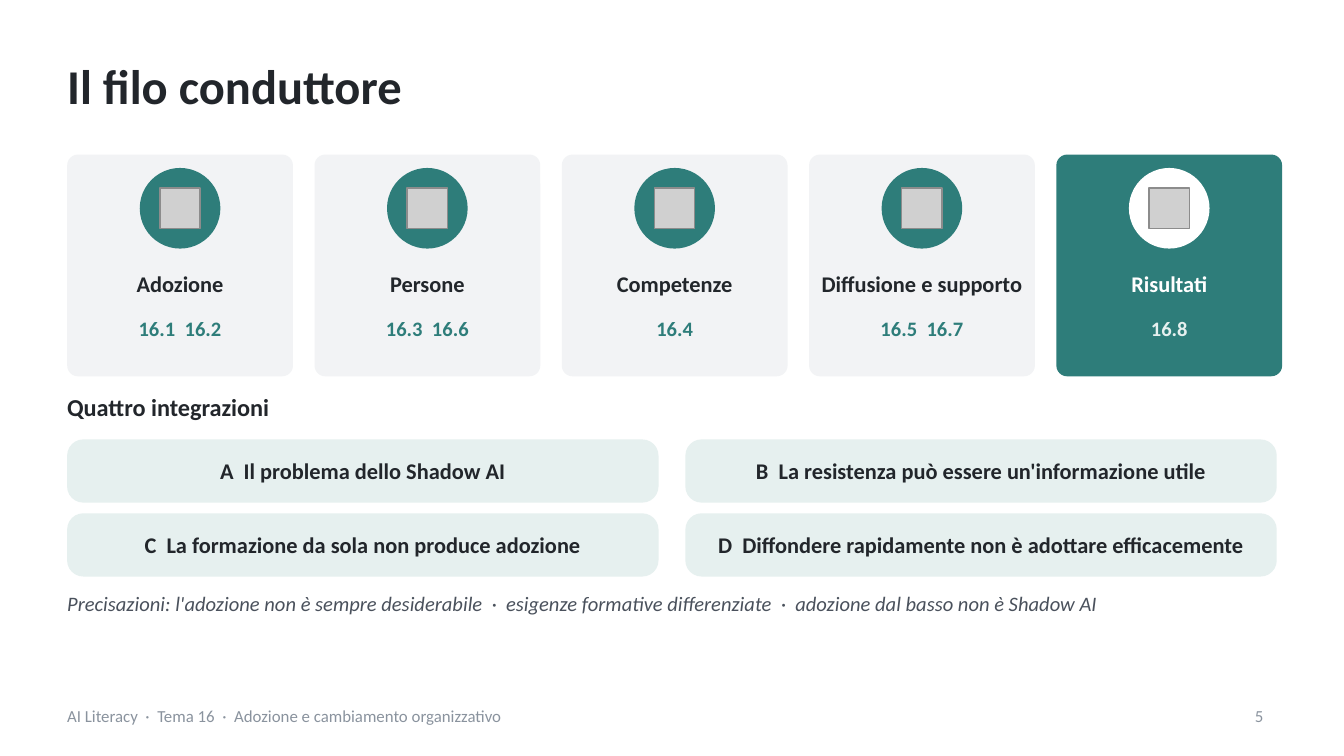
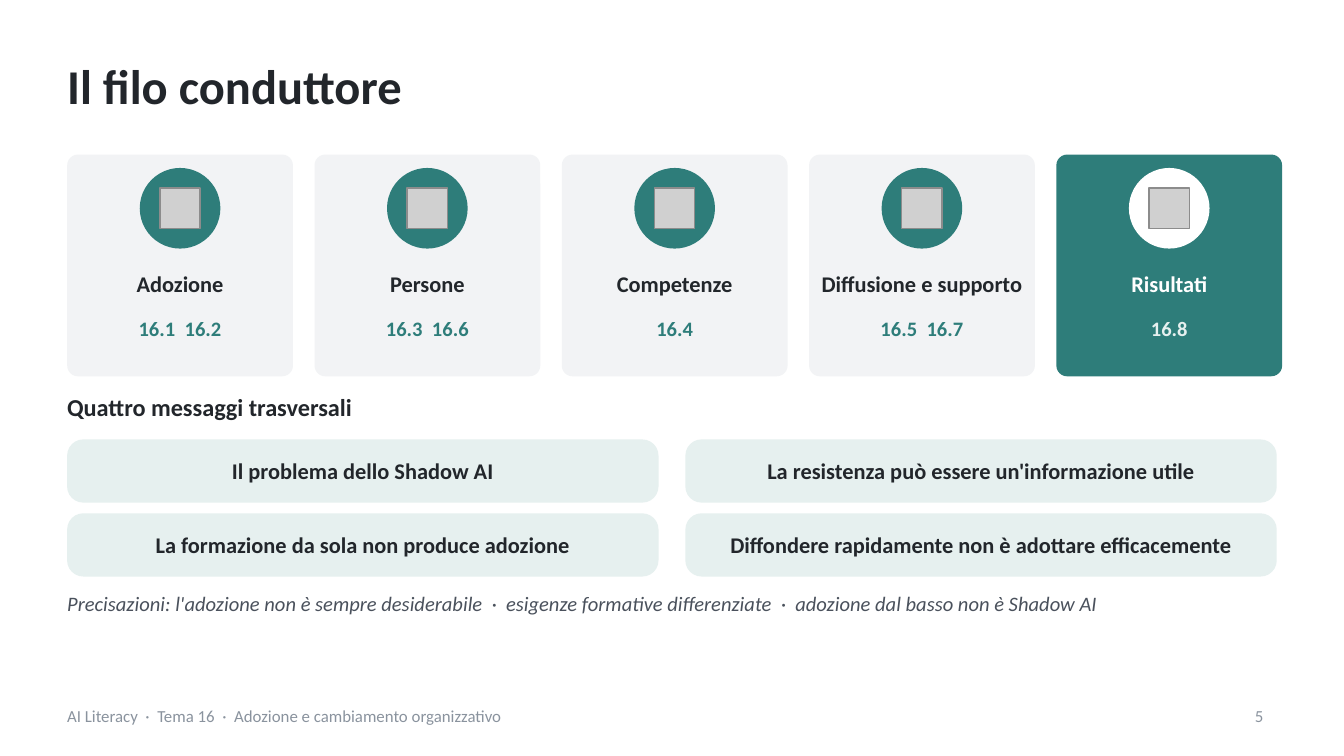
Before and after one commit to NetAi-IT/Formazione-AI-Literacy-Official, a slide deck: slide 5 of Base/Tema16_Adozione_AI_cambiamento_organizzativo.pptx. Drawn at 1344x756 pixels with LibreOffice and Linux fonts; fonts in the diff are those of the drawing; grey boxes stand for pictures. Boxes give left, top, right and bottom in pixels: in the first picture for what was removed or moved away, otherwise in the second. Text is boxed around its words. In the diff, an @@ line names an element or a change of style, - is before the commit and + after.

```diff
--- a/Base/Tema16_Adozione_AI_cambiamento_organizzativo.pptx
+++ b/Base/Tema16_Adozione_AI_cambiamento_organizzativo.pptx
@@ text at [67,399,352,420]: text changed @@
-Quattro integrazioni
+Quattro messaggi trasversali
@@ text at [232,463,494,483]: text changed @@
-A Il problema dello Shadow AI
+Il problema dello Shadow AI
@@ text at [767,463,1194,483]: text changed @@
-B La resistenza può essere un'informazione utile
+La resistenza può essere un'informazione utile
@@ text at [156,537,569,557]: text changed @@
-C La formazione da sola non produce adozione
+La formazione da sola non produce adozione
@@ text at [730,537,1231,557]: text changed @@
-D Diffondere rapidamente non è adottare efficacemente
+Diffondere rapidamente non è adottare efficacemente
```
Also in this commit, not shown: 28 other slides changed, 1 slide added, 1 slide removed, 8 other files.
